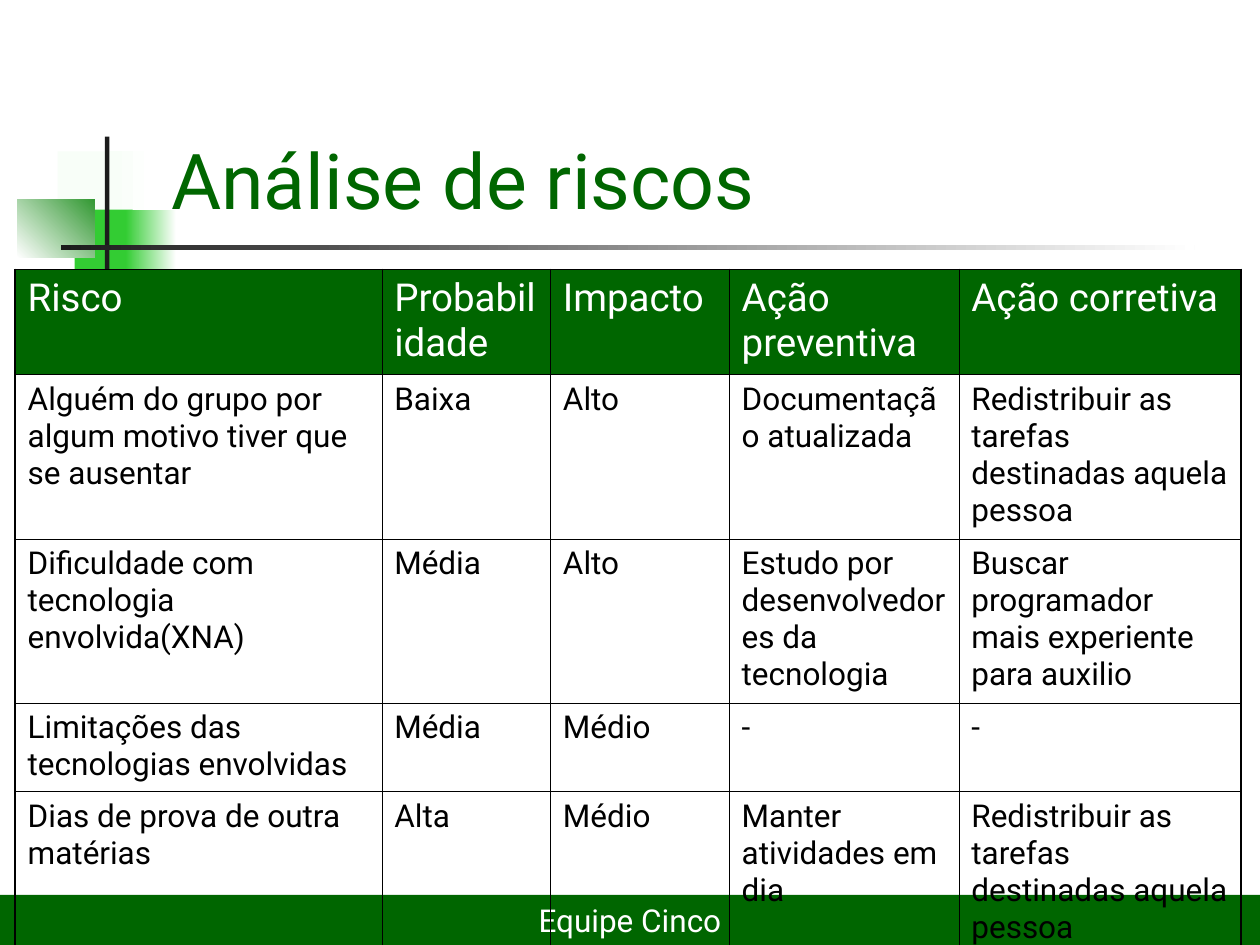
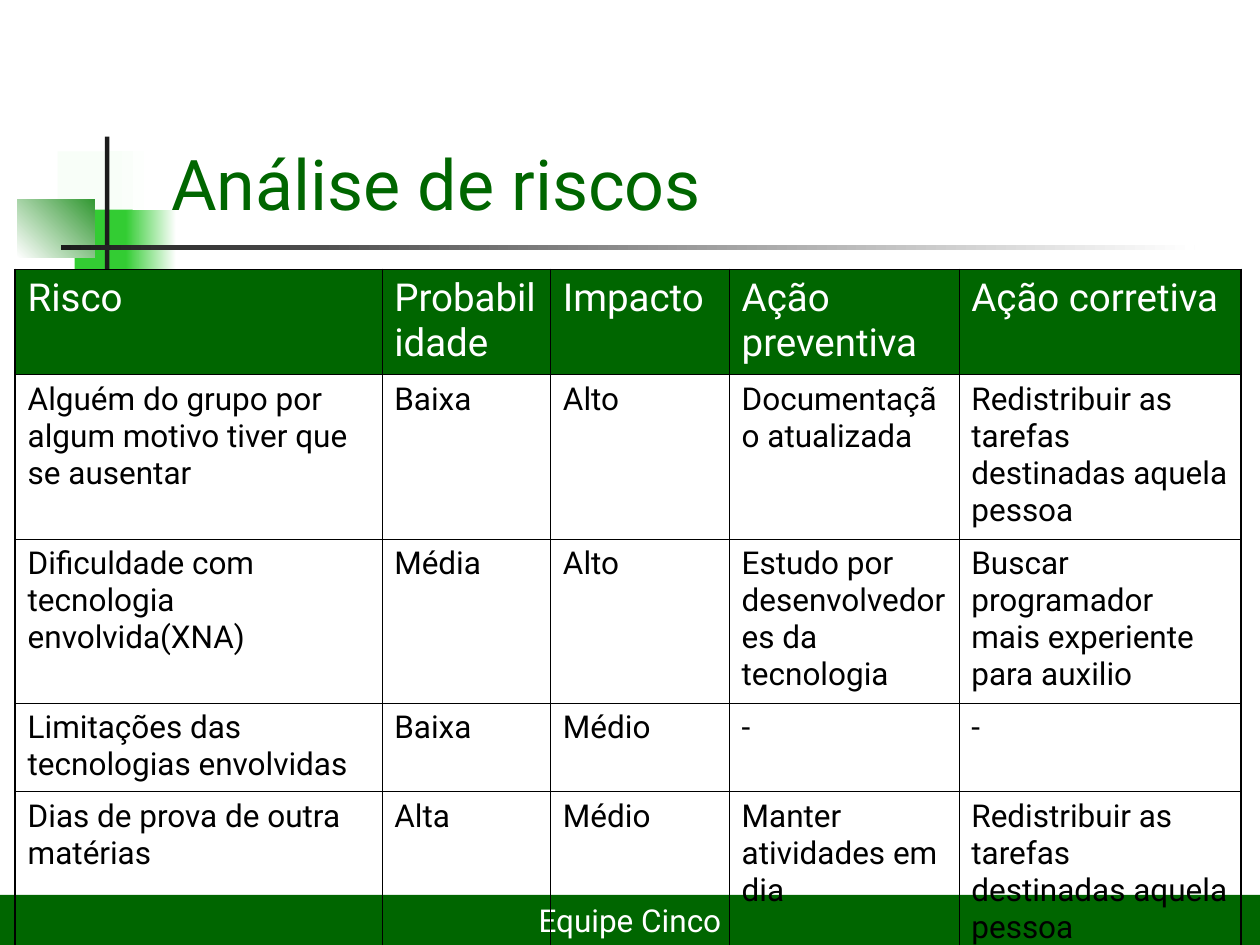
Before and after one commit to lDarthKill/xadrez-es2-compuff, a slide deck: slide 10 of Documentos/Projeto Xadrez2seminário.ppt (slide 9 before the commit). Drawn at 1260x945 pixels with LibreOffice and Linux fonts; fonts in the diff are those of the drawing. Boxes give left, top, right and bottom in pixels: in the first picture for what was removed or moved away, otherwise in the second. Text is boxed around its words. In the diff, an @@ line names an element or a change of style, - is before the commit and + after.

```diff
--- a/Documentos/Projeto Xadrez2seminário.ppt
+++ b/Documentos/Projeto Xadrez2seminário.ppt
@@ title "Análise de riscos" at bbox=[171, 157, 701, 211]: size 44 to 40 pt @@
@@ table at bbox=[15, 270, 1241, 945] @@
-row 4, column 2: Média
+row 4, column 2: Baixa
```
Also in this commit, not shown: 13 other slides changed, 2 slides added.
